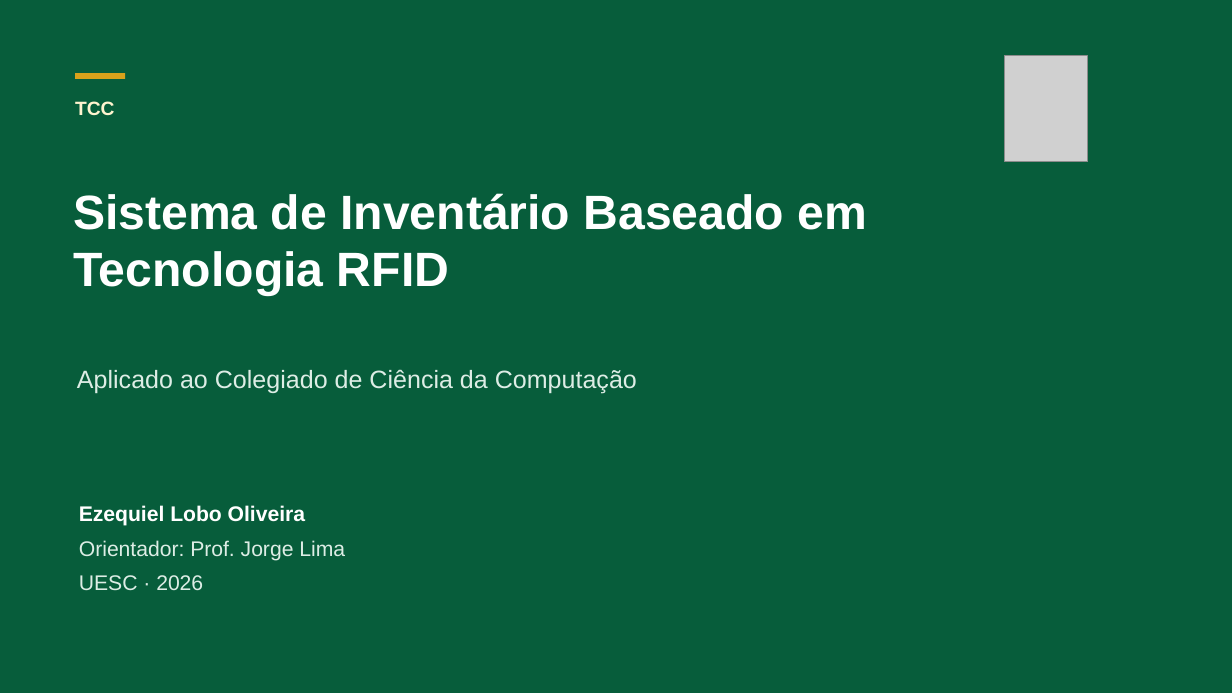
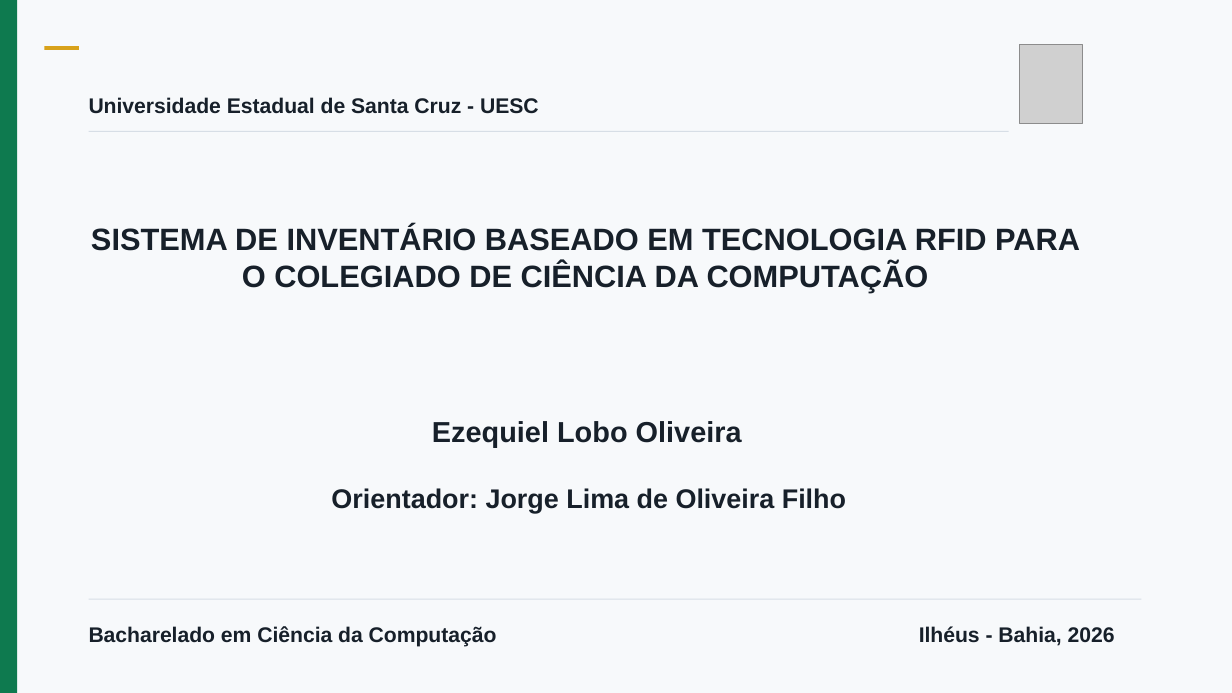
Before and after one commit to EzekLobo/InventoryRFID, a slide deck: slide 1 of docs/tcc/apresentacao-inventoryrfid-15min.pptx. Drawn at 1232x693 pixels with LibreOffice and Linux fonts; fonts in the diff are those of the drawing; grey boxes stand for pictures. Boxes give left, top, right and bottom in pixels: in the first picture for what was removed or moved away, otherwise in the second. Text is boxed around its words. In the diff, an @@ line names an element or a change of style, - is before the commit and + after.

```diff
--- a/docs/tcc/apresentacao-inventoryrfid-15min.pptx
+++ b/docs/tcc/apresentacao-inventoryrfid-15min.pptx
@@ rectangle at [0, 0, 1232, 693]: fill #075D3B to #F7F9FB @@
@@ rectangle added at [0, 0, 18, 693], fill #0E7A4F @@
@@ rectangle: place and size @@
-rectangle at [75, 73, 125, 79]
+rectangle at [44, 46, 79, 50]
@@ picture removed at [1005, 55, 1088, 162] @@
@@ picture added at [1020, 44, 1082, 123] @@
@@ text removed at [75, 101, 115, 115] @@
-TCC
@@ text added at [89, 97, 539, 114], 16.5 pt, text #17202A, bold @@
+Universidade Estadual de Santa Cruz - UESC
@@ rectangle added at [89, 131, 1009, 132], fill #D7DEE6 @@
@@ text at [91, 225, 1080, 292]: text changed; size 37.5 to 24 pt; text colour #FFFFFF to #17202A @@
-Sistema de Inventário Baseado em Tecnologia RFID
+SISTEMA DE INVENTÁRIO BASEADO EM TECNOLOGIA RFID PARA O COLEGIADO DE CIÊNCIA DA COMPUTAÇÃO
@@ text removed at [77, 369, 637, 394] @@
-Aplicado ao Colegiado de Ciência da Computação
@@ text "Ezequiel Lobo Oliveira": place and size @@
-text "Ezequiel Lobo Oliveira" at [79, 505, 305, 526]
+text "Ezequiel Lobo Oliveira" at [432, 421, 742, 448]
@@ text "Ezequiel Lobo Oliveira" at [432, 421, 742, 448]: size 16.5 to 22.5 pt, text colour #FFFFFF to #17202A; alignment left to centre @@
@@ text at [331, 488, 846, 513]: text changed; size 16.5 to 21 pt; text colour #DDEDE5 to #17202A; bold on @@
-Orientador: Prof. Jorge Lima
+Orientador: Jorge Lima de Oliveira Filho
@@ text removed at [79, 575, 203, 590] @@
-UESC · 2026
@@ rectangle added at [89, 599, 1142, 600], fill #D7DEE6 @@
@@ text added at [89, 626, 497, 647], 16.5 pt, text #17202A, bold @@
+Bacharelado em Ciência da Computação
@@ text added at [919, 626, 1115, 646], 16.5 pt, text #17202A, bold @@
+Ilhéus - Bahia, 2026
```
Also in this commit, not shown: 1 other slide changed, 15 slides added, 16 slides removed.
